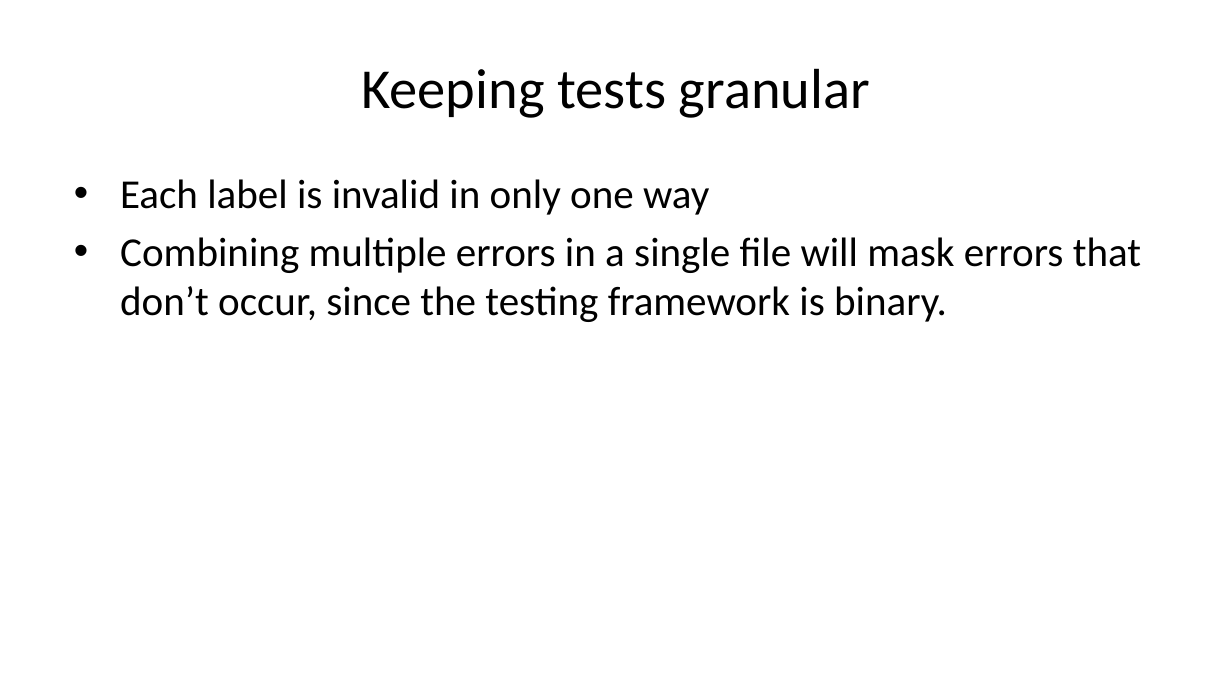
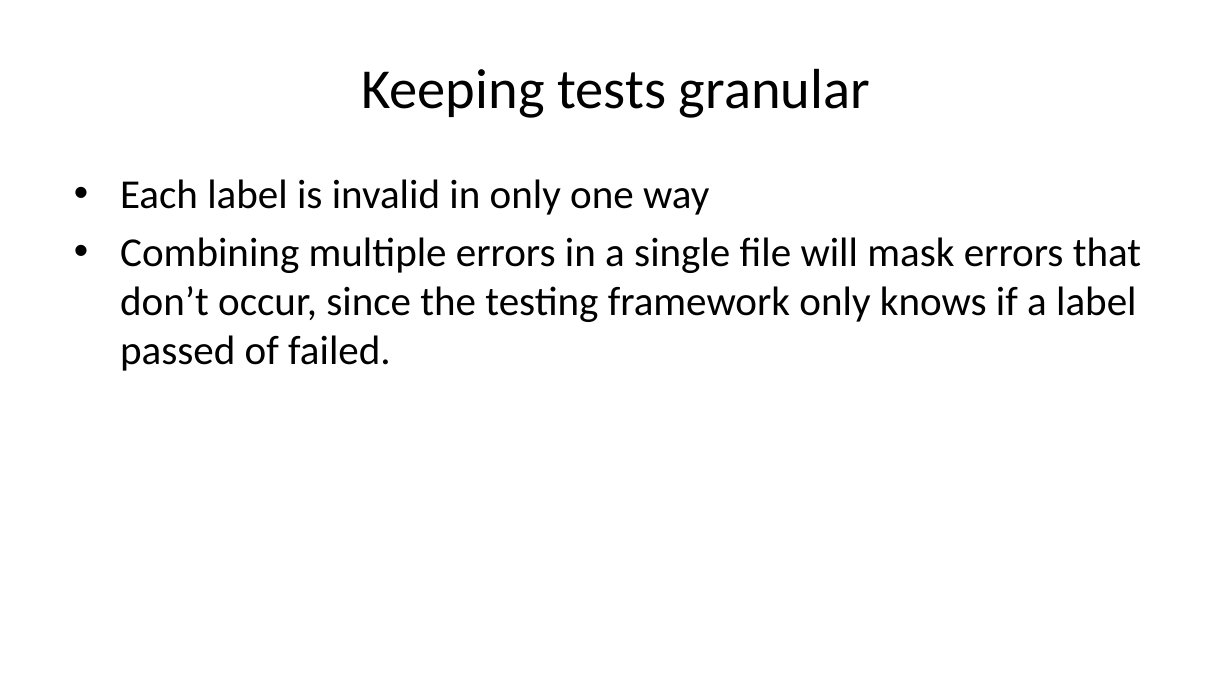
Before and after one commit to sbn-psi/dmsp, a slide deck: slide 5 of LDDTesting/stone-LDDTestingTechniques.pptx. Drawn at 1232x693 pixels with LibreOffice and Linux fonts; fonts in the diff are those of the drawing. Boxes give left, top, right and bottom in pixels: in the first picture for what was removed or moved away, otherwise in the second. Text is boxed around its words. In the diff, an @@ line names an element or a change of style, - is before the commit and + after.

```diff
--- a/LDDTesting/stone-LDDTestingTechniques.pptx
+++ b/LDDTesting/stone-LDDTestingTechniques.pptx
@@ text at (120, 237, 1141, 371): text changed @@
-• Combining multiple errors in a single file will mask errors that don’t occur, since the testing framework is binary.
+• Combining multiple errors in a single file will mask errors that don’t occur, since the testing framework only knows if a label passed of failed.
```
Also in this commit, not shown: 6 other slides changed, 2 other files.
